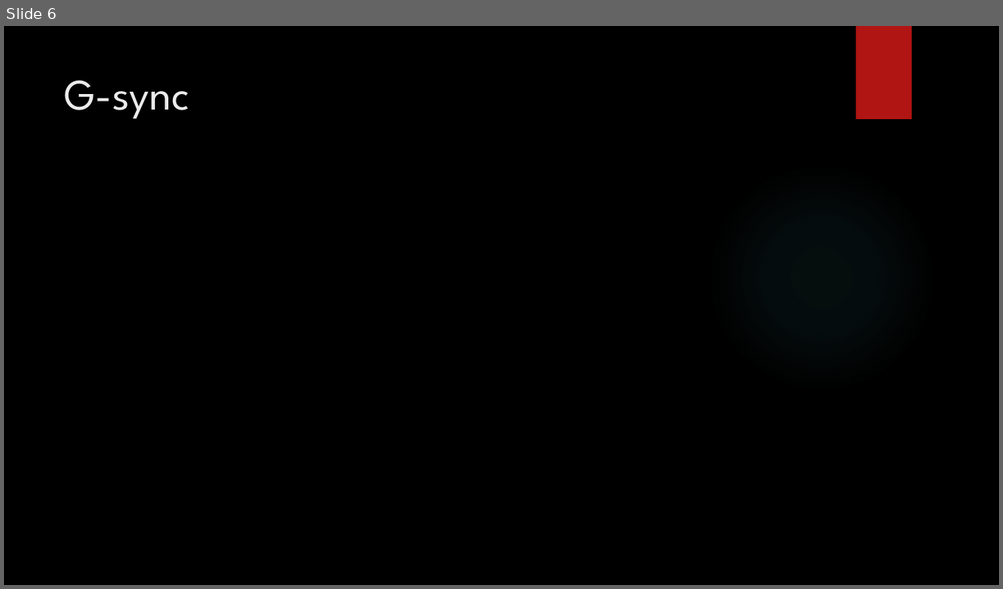
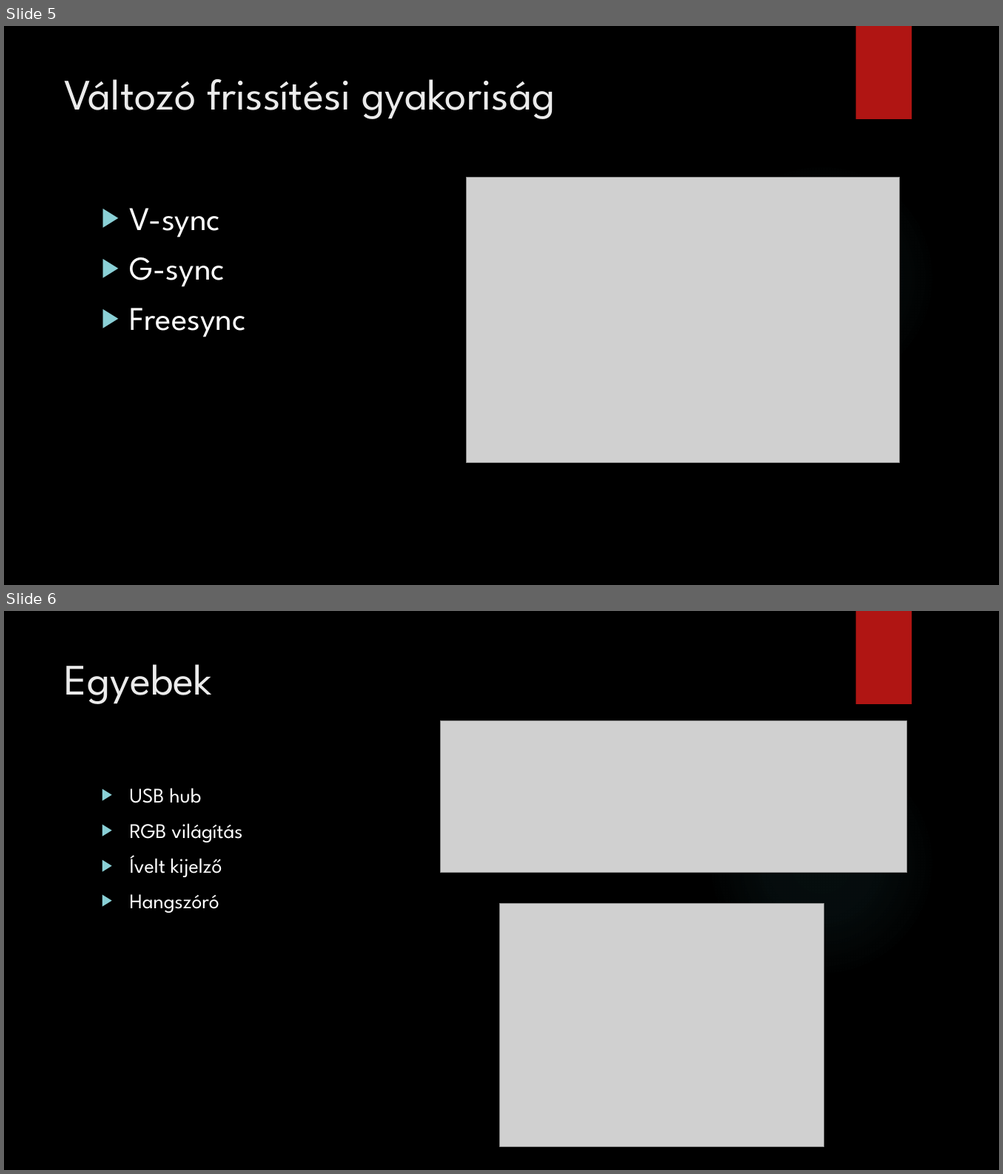
Before and after one commit to peterdaviid/pptkeszites2, a slide deck: Monitorok.pptx. Shown one above the other, each under a label of ours: slide 6 before the commit, slides 5 and 6 after it. The pictures are 1003x589 and 1003x1174 pixels, drawn with LibreOffice and Linux fonts; fonts in the diff are those of the drawing; grey boxes stand for pictures; background and template pictures are left out. Boxes give left, top, right and bottom in pixels: in the first picture for what was removed or moved away, otherwise in the second. Text is boxed around its words. In the diff, an @@ line names an element or a change of style, - is before the commit and + after.

```diff
--- a/Monitorok.pptx
+++ b/Monitorok.pptx
@@ slide 6 added at (x1=4, y1=611, x2=999, y2=1170), background picture (left out); not listed: 2 template elements that a slide beside it also shows @@
@@ title added at (x1=64, y1=664, x2=212, y2=704), 42 pt, text #EBEBEB @@
+Egyebek
@@ picture added at (x1=441, y1=721, x2=907, y2=873) @@
@@ text added at (x1=130, y1=788, x2=242, y2=913), 20 pt, text #FFFFFF @@
+▶ USB hub
+▶ RGB világítás
+▶ Ívelt kijelző
+▶ Hangszóró
@@ picture added at (x1=499, y1=904, x2=824, y2=1147) @@
@@ what was slide 6 is now slide 5 @@
@@ slide 5 changed as well @@
@@ title at (x1=64, y1=79, x2=555, y2=119): text changed @@
-G-sync
+Változó frissítési gyakoriság
@@ picture added at (x1=466, y1=178, x2=899, y2=463) @@
@@ text added at (x1=130, y1=208, x2=246, y2=338), 32 pt, text #FFFFFF @@
+▶ V-sync
+▶ G-sync
+▶ Freesync
```
Also in this commit, not shown: 2 other slides changed, 4 other slides added, 4 slides removed.
